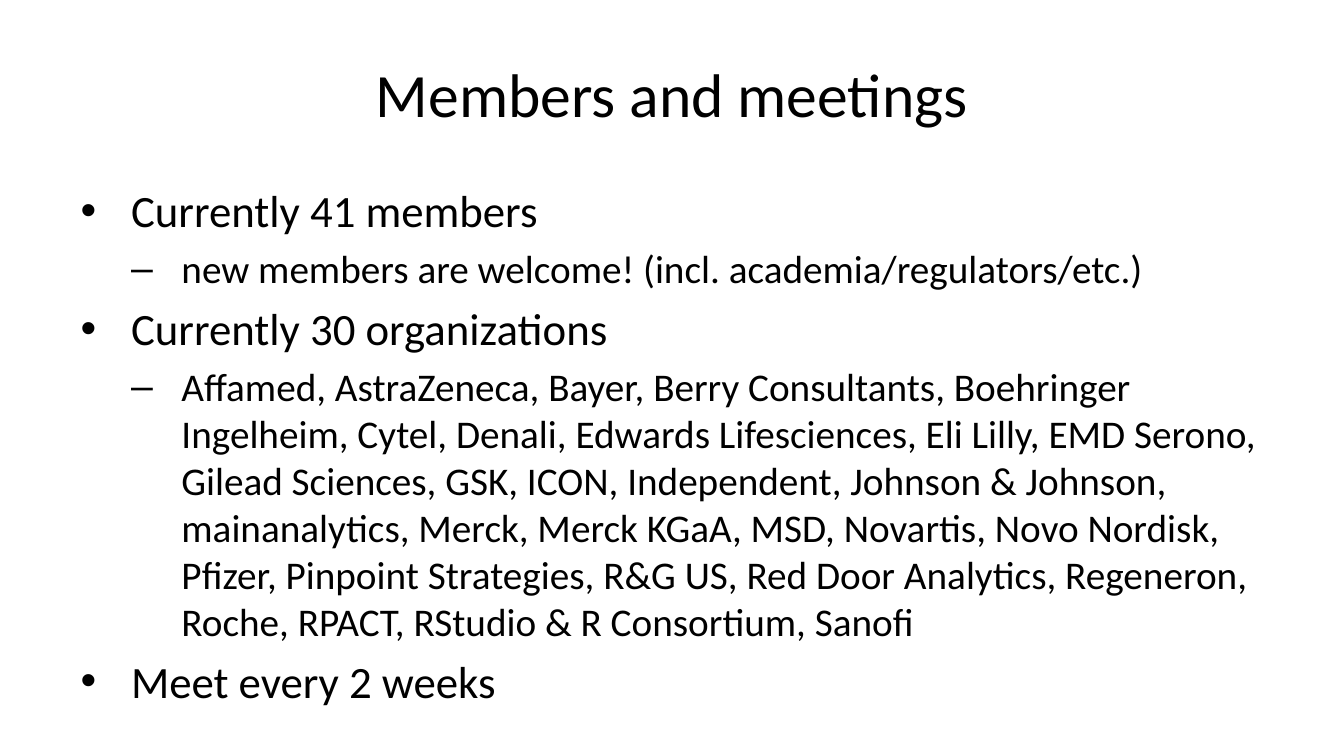
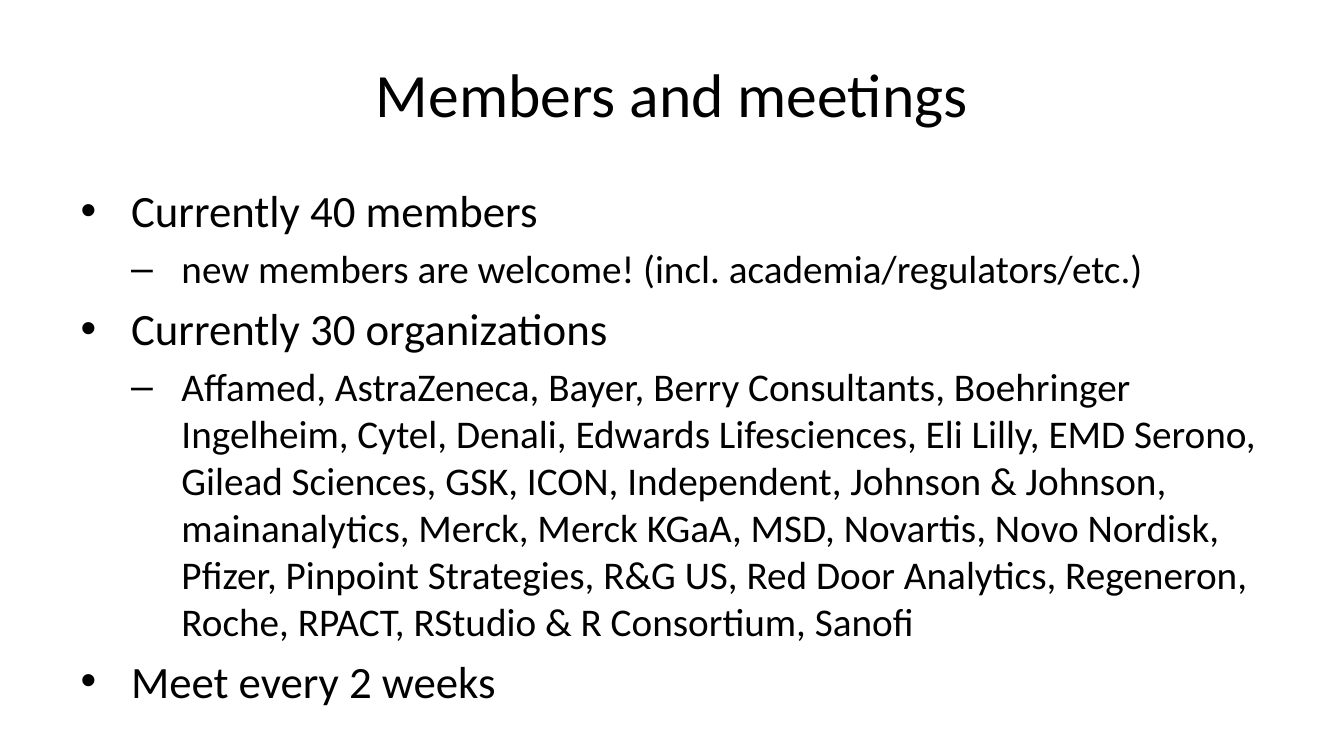
Before and after one commit to openstatsware/website, a slide deck: slide 8 of slides/cen-first-year-wg-sep2023.pptx. Drawn at 1344x756 pixels with LibreOffice and Linux fonts; fonts in the diff are those of the drawing. Boxes give left, top, right and bottom in pixels: in the first picture for what was removed or moved away, otherwise in the second. Text is boxed around its words. In the diff, an @@ line names an element or a change of style, - is before the commit and + after.

```diff
--- a/slides/cen-first-year-wg-sep2023.pptx
+++ b/slides/cen-first-year-wg-sep2023.pptx
@@ text at <box>131,196,538,235</box>: text changed @@
-• Currently 41 members
+• Currently 40 members
```
Also in this commit, not shown: 10 other files.
